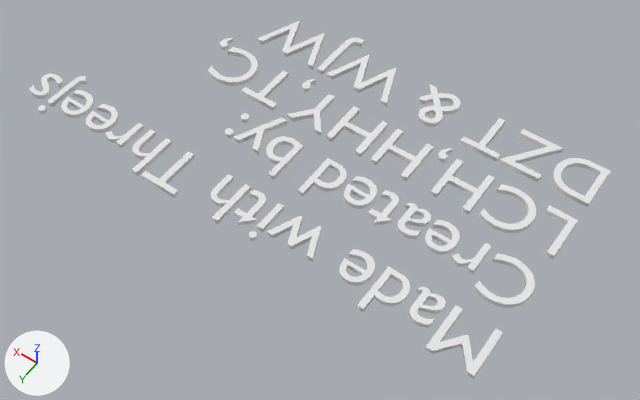
What one commit did to the OBJ model models/author.obj.
Camera for both pictures: a camera (50 mm lens) standing at (-1.19, 5.42, 9.11) and looking at (3.23, -0.75, -0.59). The axes (+X, +Y, +Z) are drawn at lower left. The lights are the same throughout. Where no turn or scale is listed for an object, it has been applied to the vertices. Vertices at the same position are counted once.

Names of what the first picture shows: 'Text'.
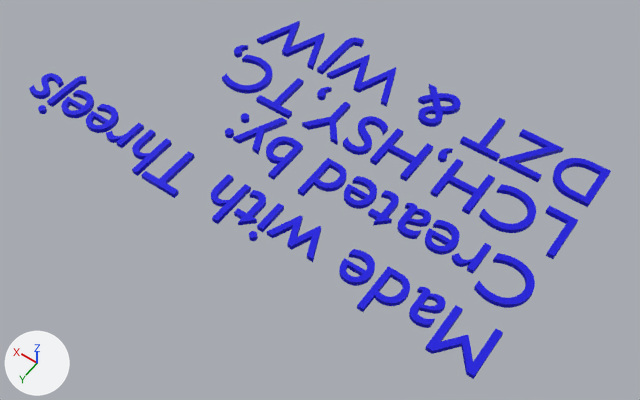
The edits, one by one:
Material 'Material' (mat_material) is new.
Its base color is (0.0086, 0.00578, 0.8) (blue #1711e7).
Its metallic is 0.258.
Its roughness is 0.431.
me_text is used by ob_text; location (0.0, 0.0, 0.0).
me_text had 5424 vertices, 8004 faces and spanned x 0.05..7.55, y -3.23..0.68, z -0.04..0.04.
me_text now has 5644 vertices, 8334 faces and spans x 0.05..7.55, y -3.23..0.68, z -0.04..0.04.
me_text part 1: the loose piece of 16 vertices spanning x 4.44..5.01, y -2.0..-1.32, z -0.04..0.04 is moved by (-0.27, 0.0, 0.0), in mat_material (blue #1711e7).
me_text part 2: the loose piece of 122 vertices spanning x 4.25..4.38, y -2.12..-1.88, z -0.04..0.04 is moved by (-0.27, 0.0, 0.0), in mat_material (blue #1711e7).
me_text part 3: the loose piece of 18 vertices spanning x 3.6..4.21, y -2.0..-1.32, z -0.04..0.04 is moved by (-0.27, 0.0, 0.0), in mat_material (blue #1711e7).
me_text part 4: the loose piece of 24 vertices spanning x 2.95..3.53, y -2.0..-1.32, z -0.04..0.04 is rebuilt with 244 vertices and now spans x 2.91..3.3, y -2.01..-1.31, z -0.04..0.04, in mat_material (blue #1711e7).
me_text part 5: the loose piece of 122 vertices spanning x 5.78..5.91, y -2.12..-1.88, z -0.04..0.04 is deleted.
me_text part 6: 32 vertices moved from x 5.2..5.69, y -2.01..-1.84, z -0.04..0.04 to x 5.06..5.42, y -2.0..-1.84, z -0.04..0.04; 162 vertices removed from x 5.08..5.69, y -2.01..-1.31, z -0.04..0.04; 284 vertices added at x 4.81..5.64, y -2.12..-1.31, z -0.04..0.04.
me_text part 7: 7311 faces spanning x 0.05..7.55, y -3.23..0.68, z -0.04..0.04 switch from mat_none (white #e7e7e7) to mat_material (blue #1711e7).

Changed parts and their boxes [x1, y1, x2, y2] in the pictures (640 x 400 px; the box of a moved part takes in the faces that stretch with it):
part 1 of me_text, moved or reshaped: before [241, 70, 289, 111]; after [256, 78, 304, 119]
part 2 of me_text, moved or reshaped: before [302, 79, 316, 93]; after [317, 87, 332, 100]
part 3 of me_text, moved or reshaped: before [286, 94, 335, 136]; after [302, 102, 350, 145]
part 4 of me_text, rebuilt (27% narrower, 23% shorter): before [326, 106, 388, 157]; after [343, 116, 388, 155]
part 5 of me_text, deleted: before [220, 38, 234, 50]
part 6 of me_text, moved or reshaped: before [208, 47, 258, 86]; after [222, 45, 273, 94]
part 7 of me_text, recoloured (white to blue): [29, 21, 611, 379] in both
